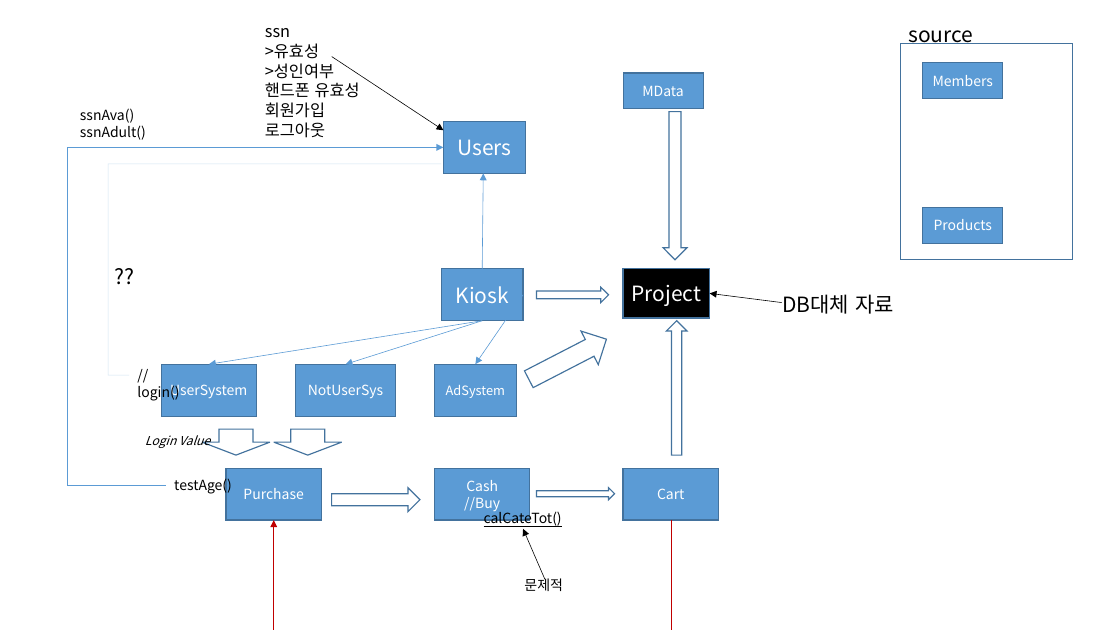
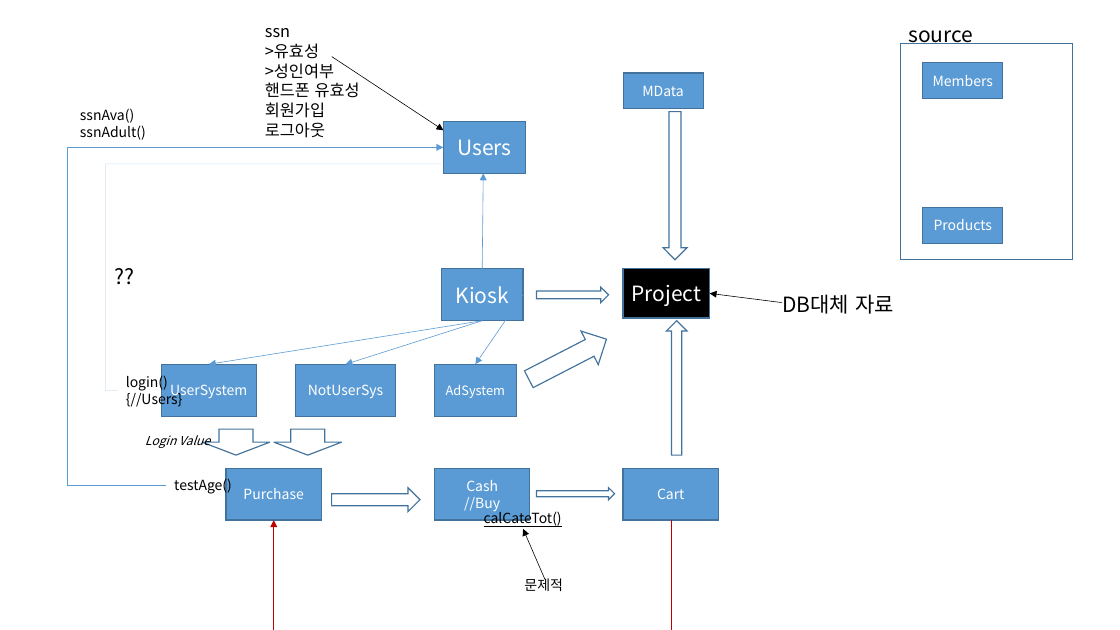
Before and after one commit to catnparrot/marketKiosk, a slide deck: slide 1 of kiosk흐름도 및 유사클래스다이어그램.pptx. Drawn at 1120x630 pixels with LibreOffice and Linux fonts; fonts in the diff are those of the drawing. Boxes give left, top, right and bottom in pixels: in the first picture for what was removed or moved away, otherwise in the second. Text is boxed around its words. In the diff, an @@ line names an element or a change of style, - is before the commit and + after.

```diff
--- a/kiosk흐름도 및 유사클래스다이어그램.pptx
+++ b/kiosk흐름도 및 유사클래스다이어그램.pptx
@@ elbow line moved from (129, 376) - (441, 164) to (118, 391) - (441, 164) @@
@@ text at [126, 374, 183, 409]: text changed @@
-//login()
+login()
+{//Users}
```
Also in this commit, not shown: 1 other slide changed, 1 slide added.
